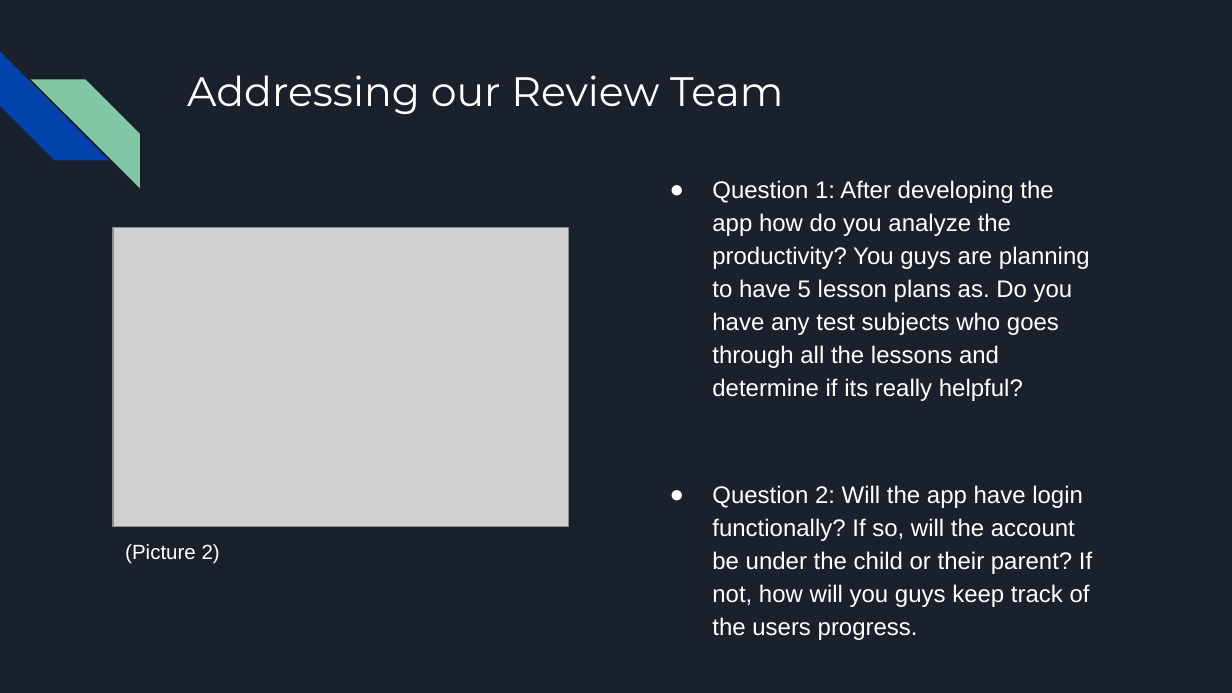
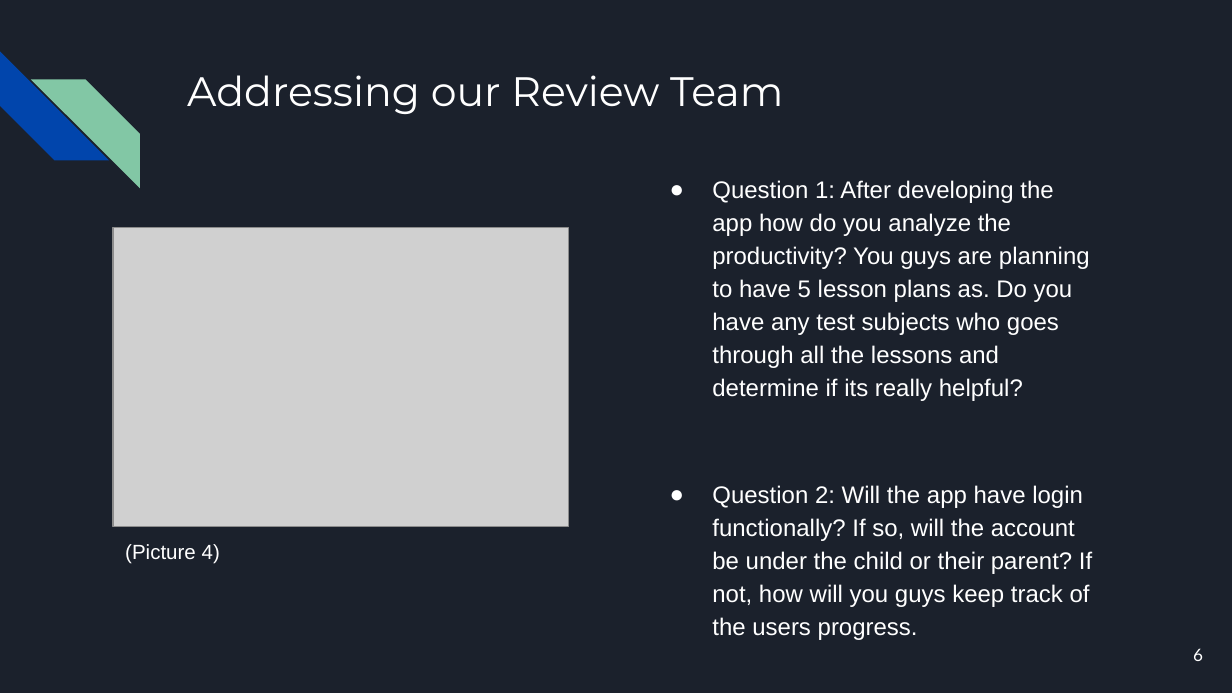
Before and after one commit to zacherygentry/CSE-3311, a slide deck: slide 6 of edU_ Iteration 1.pptx (slide 4 before the commit). Drawn at 1232x693 pixels with LibreOffice and Linux fonts; fonts in the diff are those of the drawing; grey boxes stand for pictures. Boxes give left, top, right and bottom in pixels: in the first picture for what was removed or moved away, otherwise in the second. Text is boxed around its words. In the diff, an @@ line names an element or a change of style, - is before the commit and + after.

```diff
--- a/edU_ Iteration 1.pptx
+++ b/edU_ Iteration 1.pptx
@@ text at box(125, 544, 220, 564): text changed @@
-(Picture 2)
+(Picture 4)
@@ page number added at box(1193, 648, 1203, 661), 10 pt, text #FFFFFF @@
+6
```
Also in this commit, not shown: 5 other slides changed, 2 slides added.
